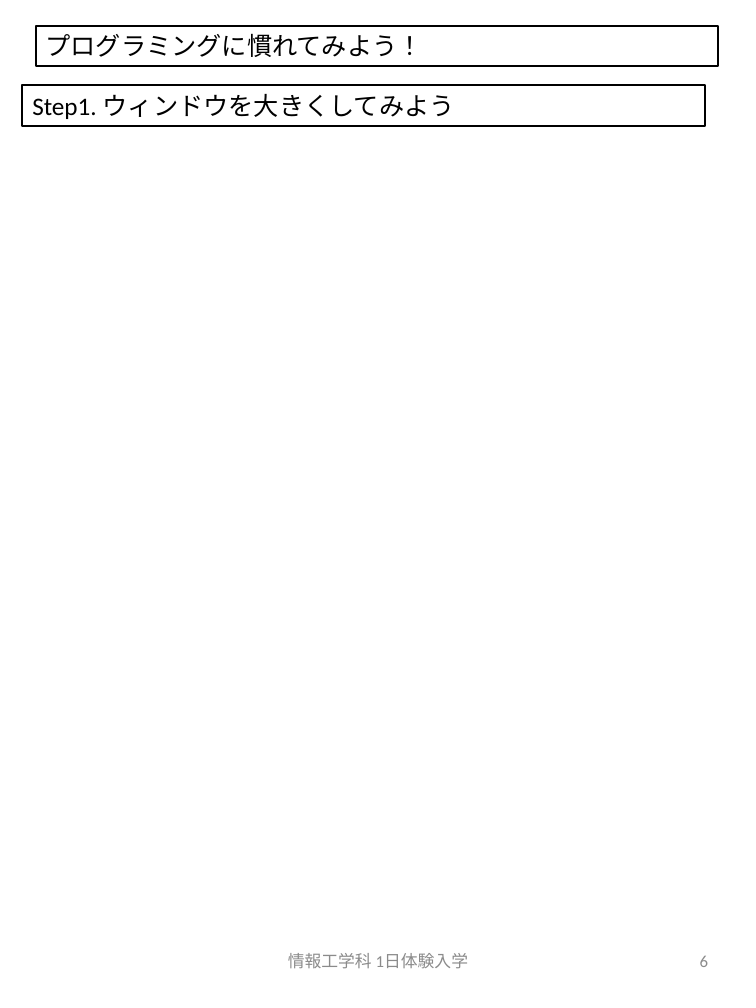
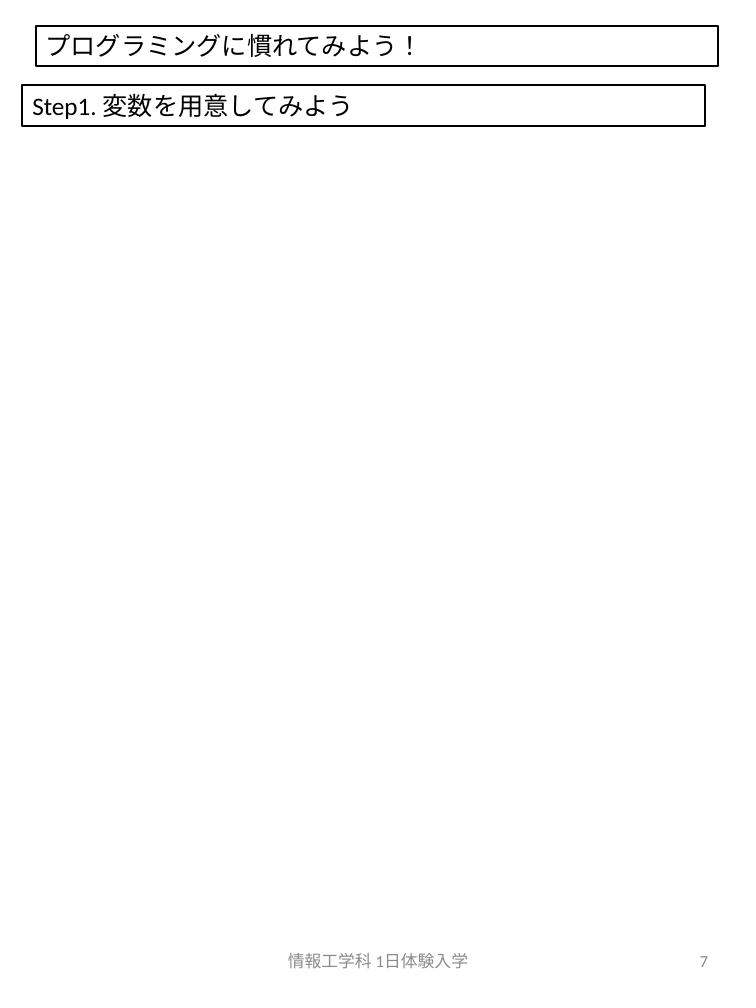
Before and after one commit to crotsu/ShootingGame_Taiken, a slide deck: slide 7 of Document/manual.pptx (slide 6 before the commit). Drawn at 756x1008 pixels with LibreOffice and Linux fonts; fonts in the diff are those of the drawing. Boxes give left, top, right and bottom in pixels: in the first picture for what was removed or moved away, otherwise in the second. Text is boxed around its words. In the diff, an @@ line names an element or a change of style, - is before the commit and + after.

```diff
--- a/Document/manual.pptx
+++ b/Document/manual.pptx
@@ text in rectangle at [32, 93, 354, 119]: text changed @@
-Step1. ウィンドウを大きくしてみよう
+Step1. 変数を用意してみよう
@@ page number at [700, 956, 708, 967]: text changed @@
-6
+7
```
Also in this commit, not shown: 1 slide added, 6 other files.
